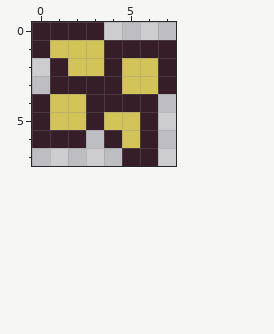
A pixel-art sprite gets an edit: assets/leaf1.png. Above: the version before the commit.
The file is 40x40 pixels, drawn in blocks of 5x5; one block is one cell here.
After the commit:
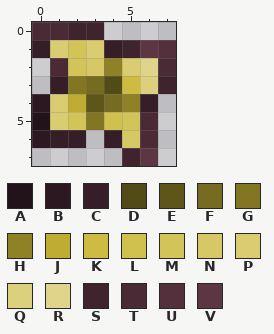
Palette (. is transparent): A #211319  B #2b1820  C #351e27  D #524a17  E #5e551a  F #766b20  G #827623  H #8e8126  J #bead32  K #cdbc41  L #d0c04d  M #d3c459  N #d6c865  P #d9cc71  Q #dcd07d  R #dfd489  S #3f242e  T #492a35  U #53303c  V #5d3643
Difference:
@@ x 0..7 @@
-0 CCCC....
-1 CMMMCCCC
-2 .CMMCMMC
-3 .CCCCMMC
-4 CMMCCCC.
-5 CMMCMMC.
-6 CCC.CMC.
-7 .....CC.
+0 TTSS....
+1 CPMPCSVU
+2 .TMNHPRT
+3 .CGFDKQS
+4 BPJEFHC.
+5 APMGLMT.
+6 BCC.CNT.
+7 .....SV.
Changed places in both pictures, as pixel boxes (x1, y1, x2, y2):
changed: (32, 22, 176, 166)
